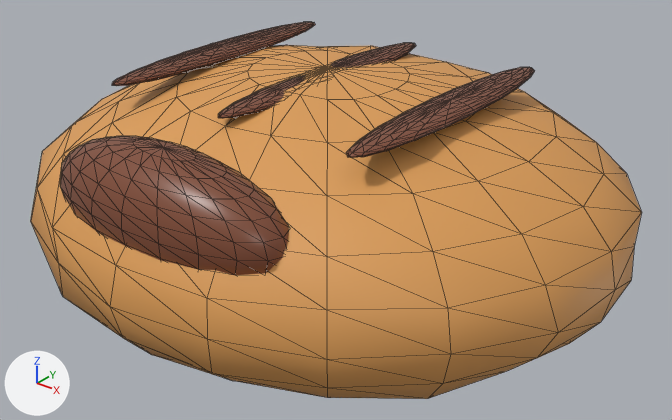
What one commit did to the glTF model models/catch_breads/bread_choco_cream.glb.
Before and after are seen from a 50 mm lens placed at (0.702, -0.861, 0.514), pointed at (0.014, -0.001, -0.019). Arrows for +X, +Y and +Z are at lower left; the lights stay in place. The older version comes first. Mesh edges are drawn as thin lines. Where no turn or scale is listed for an object, it has been applied to the vertices.

Objects in the first picture: 'ふっくらした生地.014', 'チョコがけ', 'チョコがけ.001', 'チョコがけ.002', 'チョコクリーム'.
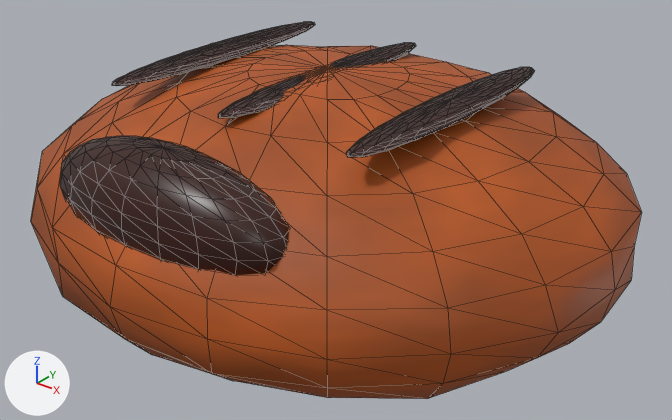
What differs and where, as boxes (x1, y1, x2, y2) in the pictures (672 x 420 px):
'ふっくらした生地.014', surface changed (orange to brown)
    both: (31, 45, 642, 399)
'チョコクリーム', surface changed (darker)
    both: (60, 136, 289, 275)
'チョコがけ.002', surface changed
    both: (346, 67, 535, 158)
'チョコがけ', surface changed
    both: (112, 22, 315, 86)
'チョコがけ.001', surface changed
    both: (218, 43, 416, 118)

The change, as a list of edits to the scene's bpy script:
```text
Add img_material_07:
    img_material_07 = load_image('material_07', '_unpacked/material_07', 64, 64, 'sRGB')
Add img_material_02:
    img_material_02 = load_image('material_02', '_unpacked/material_02', 64, 64, 'sRGB')
Change mat_焼きたての山吹色:
    remove mat_焼きたての山吹色.base_color = (0.72, 0.34, 0.095)  # orange #dd9e57
    add mat_焼きたての山吹色.texture = img_material_02
Change mat_チョコレート:
    remove mat_チョコレート.base_color = (0.22, 0.072, 0.036)  # brown #814c35
    add mat_チョコレート.texture = img_material_07
```
